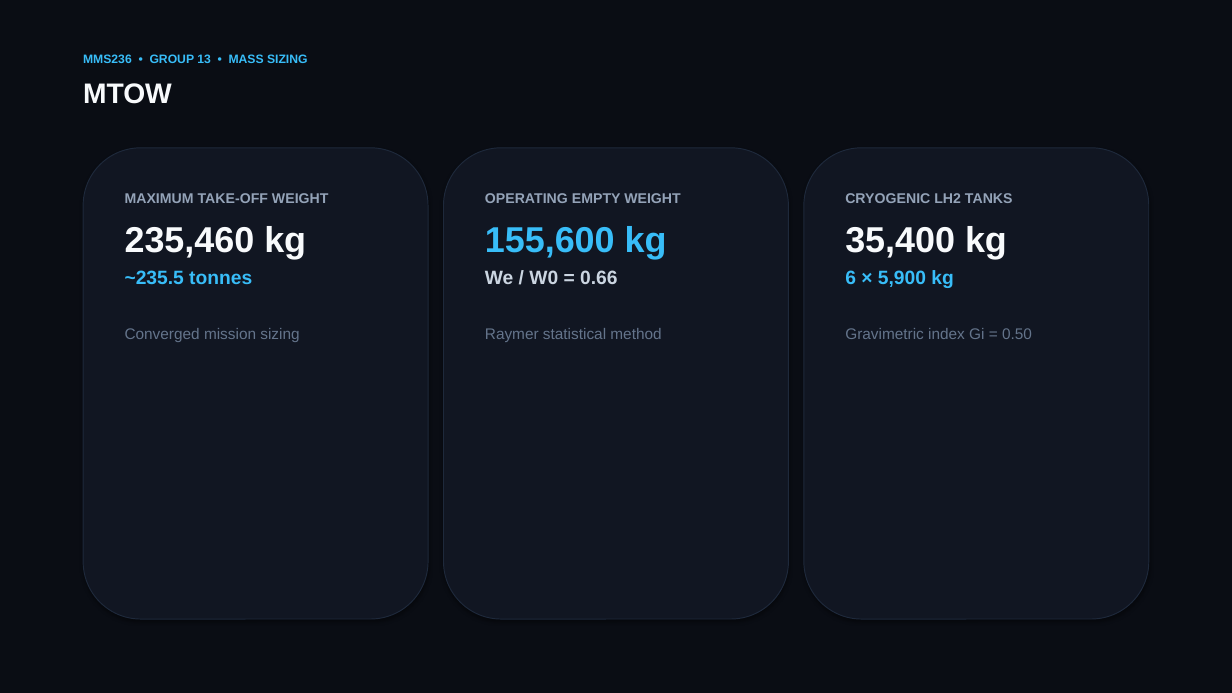
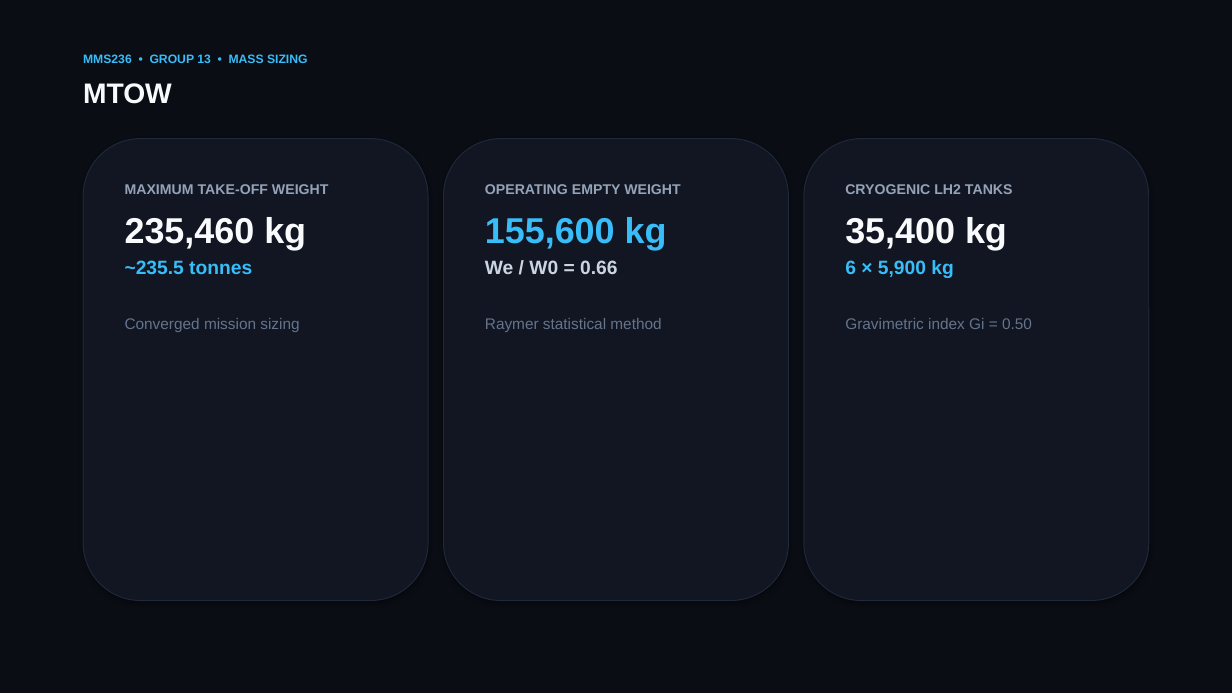
Before and after one commit to Deeprockz22/Aircraft-Design, a slide deck: slide 6 of Aircraft_Design_DT1_EXAELIA_Group13.pptx. Drawn at 1232x693 pixels with LibreOffice and Linux fonts; fonts in the diff are those of the drawing. Boxes give left, top, right and bottom in pixels: in the first picture for what was removed or moved away, otherwise in the second. Text is boxed around its words. In the diff, an @@ line names an element or a change of style, - is before the commit and + after.

```diff
--- a/Aircraft_Design_DT1_EXAELIA_Group13.pptx
+++ b/Aircraft_Design_DT1_EXAELIA_Group13.pptx
@@ rounded rectangle: place and size @@
-rounded rectangle at [83, 148, 428, 619]
+rounded rectangle at [83, 139, 428, 601]
@@ rounded rectangle: place and size @@
-rounded rectangle at [444, 148, 788, 619]
+rounded rectangle at [444, 139, 788, 601]
@@ rounded rectangle: place and size @@
-rounded rectangle at [804, 148, 1149, 619]
+rounded rectangle at [804, 139, 1149, 601]
@@ text "MAXIMUM TAKE-OFF WEIGHT": place and size @@
-text "MAXIMUM TAKE-OFF WEIGHT" at [125, 193, 329, 342]
+text "MAXIMUM TAKE-OFF WEIGHT" at [125, 184, 329, 332]
@@ text "OPERATING EMPTY WEIGHT": place and size @@
-text "OPERATING EMPTY WEIGHT" at [485, 193, 681, 342]
+text "OPERATING EMPTY WEIGHT" at [485, 184, 681, 332]
@@ text "CRYOGENIC LH2 TANKS": place and size @@
-text "CRYOGENIC LH2 TANKS" at [845, 193, 1032, 339]
+text "CRYOGENIC LH2 TANKS" at [845, 184, 1032, 329]
```
Also in this commit, not shown: 6 other slides changed, 1 other file.
